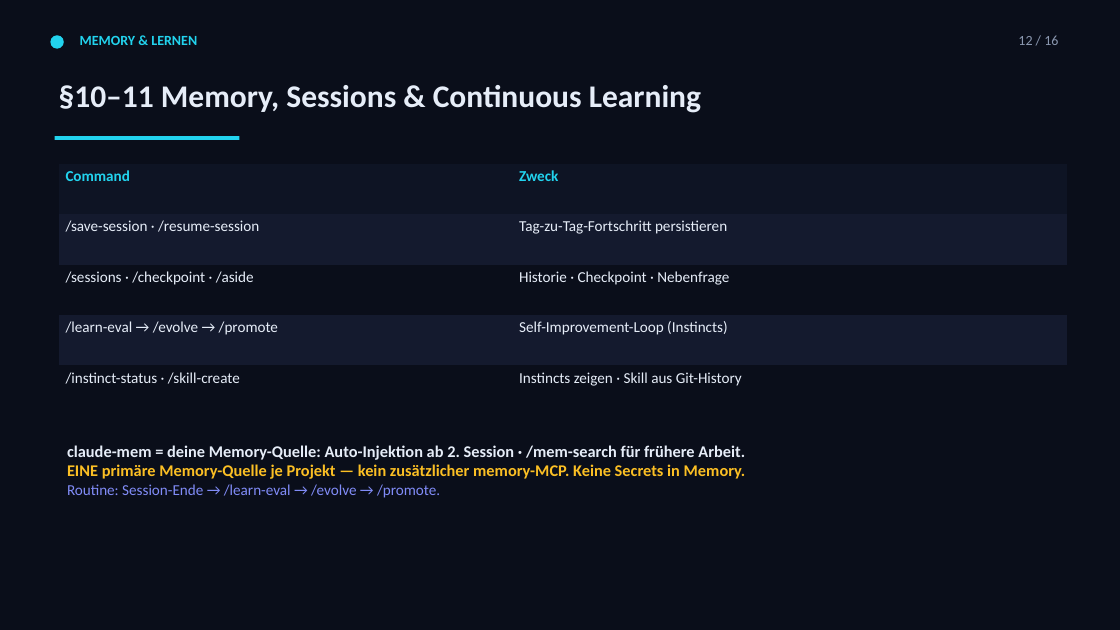
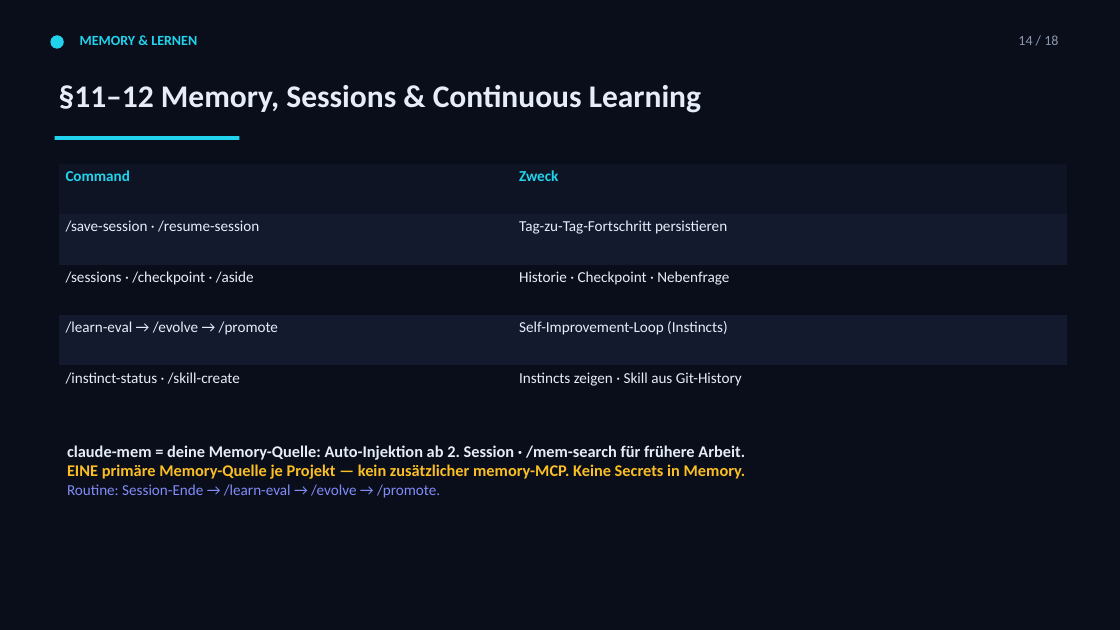
Before and after one commit to Paulee8155/Claude-Code-BestPractice, a slide deck: slide 15 of docs/ECC-Harness-Guide.de.pptx (slide 13 before the commit). Drawn at 1120x630 pixels with LibreOffice and Linux fonts; fonts in the diff are those of the drawing. Boxes give left, top, right and bottom in pixels: in the first picture for what was removed or moved away, otherwise in the second. Text is boxed around its words. In the diff, an @@ line names an element or a change of style, - is before the commit and + after.

```diff
--- a/docs/ECC-Harness-Guide.de.pptx
+++ b/docs/ECC-Harness-Guide.de.pptx
@@ text at box(1018, 35, 1058, 45): text changed @@
-12 / 16
+14 / 18
@@ text at box(59, 85, 701, 113): text changed @@
-§10–11 Memory, Sessions & Continuous Learning
+§11–12 Memory, Sessions & Continuous Learning
```
Also in this commit, not shown: 15 other slides changed, 2 slides added, 2 other files.
